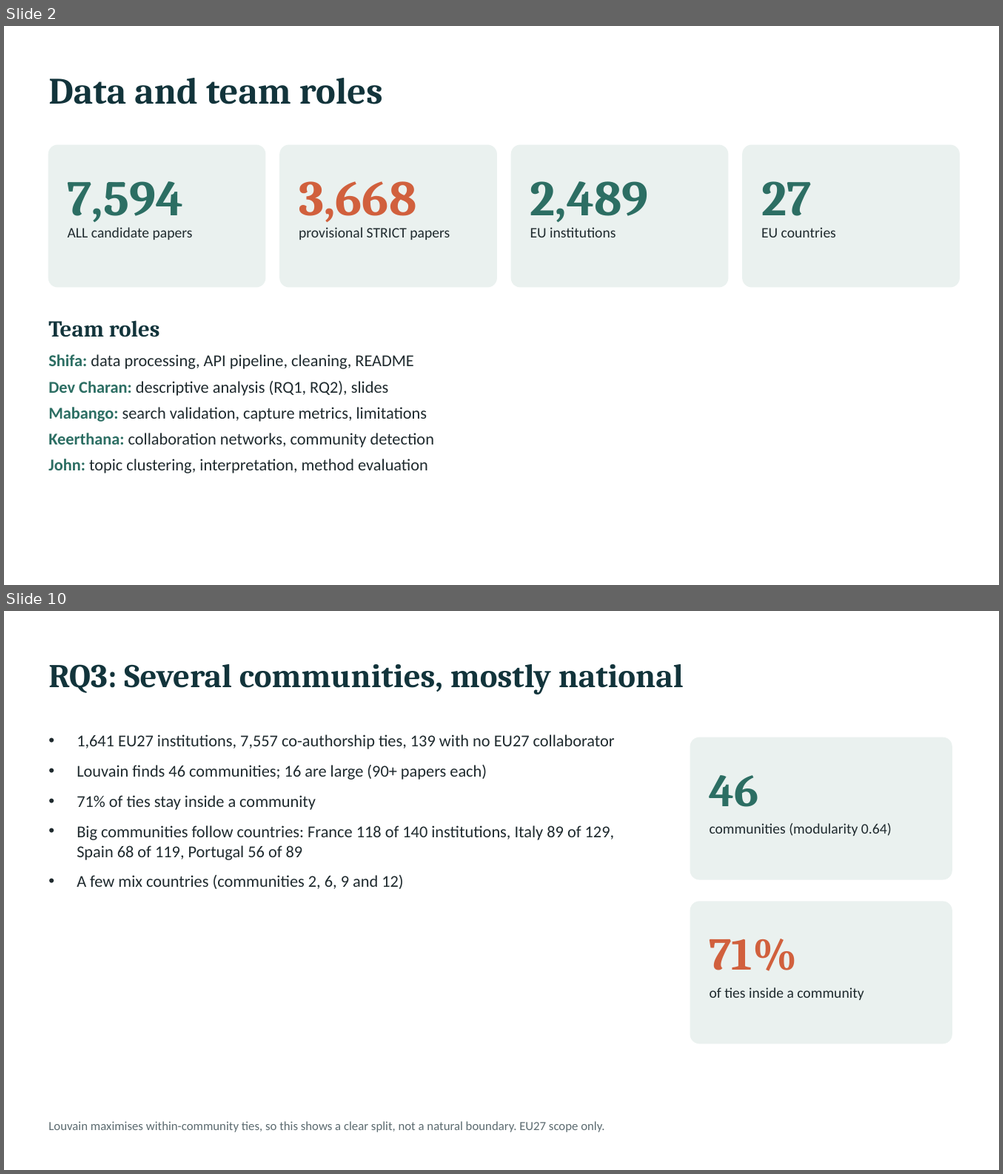
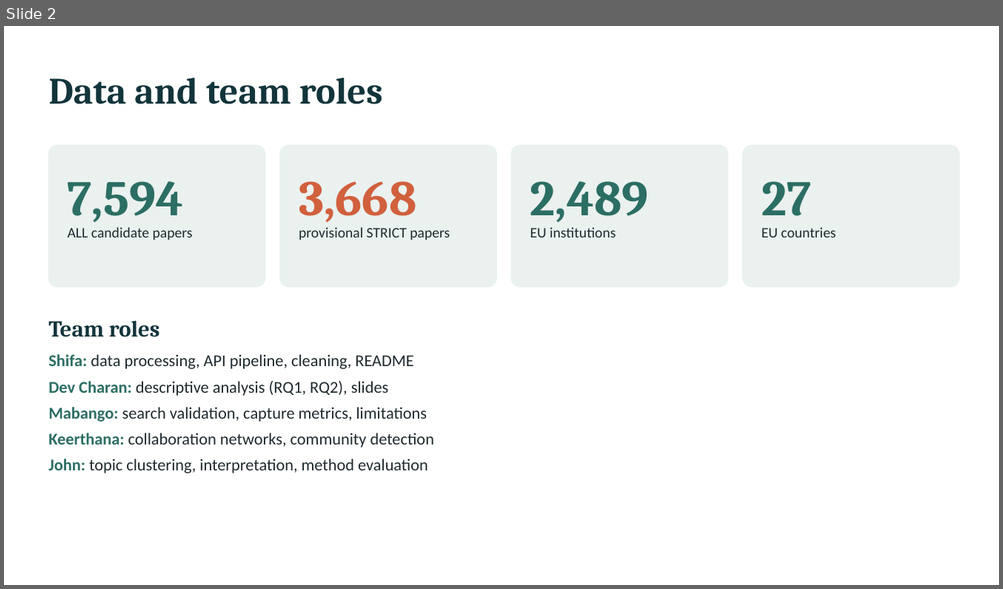
Before and after one commit to Manchidi-MJ/Data-Analytics--project-D, a slide deck: project-d/ProjectD_final_slides.pptx. Shown one above the other, each under a label of ours: slides 2 and 10 before the commit, slide 2 after it; the slides between them are not shown. The pictures are 1003x1174 and 1003x589 pixels, drawn with LibreOffice and Linux fonts; fonts in the diff are those of the drawing. Boxes give left, top, right and bottom in pixels: in the first picture for what was removed or moved away, otherwise in the second. Text is boxed around its words. In the diff, an @@ line names an element or a change of style, - is before the commit and + after.

```diff
--- a/project-d/ProjectD_final_slides.pptx
+++ b/project-d/ProjectD_final_slides.pptx
@@ slide 10 removed at <box>4,611,999,1170</box>, background #FFFFFF @@
@@ text removed at <box>48,664,683,695</box> @@
-RQ3: Several communities, mostly national
@@ text removed at <box>77,735,614,889</box> @@
-• 1,641 EU27 institutions, 7,557 co-authorship ties, 139 with no EU27 collaborator
-• Louvain finds 46 communities; 16 are large (90+ papers each)
-• 71% of ties stay inside a community
-• Big communities follow countries: France 118 of 140 institutions, Italy 89 of 129, Spain 68 of 119, Portugal 56 of 89
-• A few mix countries (communities 2, 6, 9 and 12)
@@ rounded rectangle removed at <box>691,738,951,880</box> @@
@@ text removed at <box>709,775,759,807</box> @@
-46
@@ text removed at <box>709,823,891,836</box> @@
-communities (modularity 0.64)
@@ rounded rectangle removed at <box>691,902,951,1044</box> @@
@@ text removed at <box>709,939,797,971</box> @@
-71%
@@ text removed at <box>709,988,863,1000</box> @@
-of ties inside a community
@@ text removed at <box>48,1122,604,1133</box> @@
-Louvain maximises within-community ties, so this shows a clear split, not a natural boundary. EU27 scope only.
```
Also in this commit, not shown: 3 slides changed, 4 slides added, 5 other slides removed, 6 other files.
